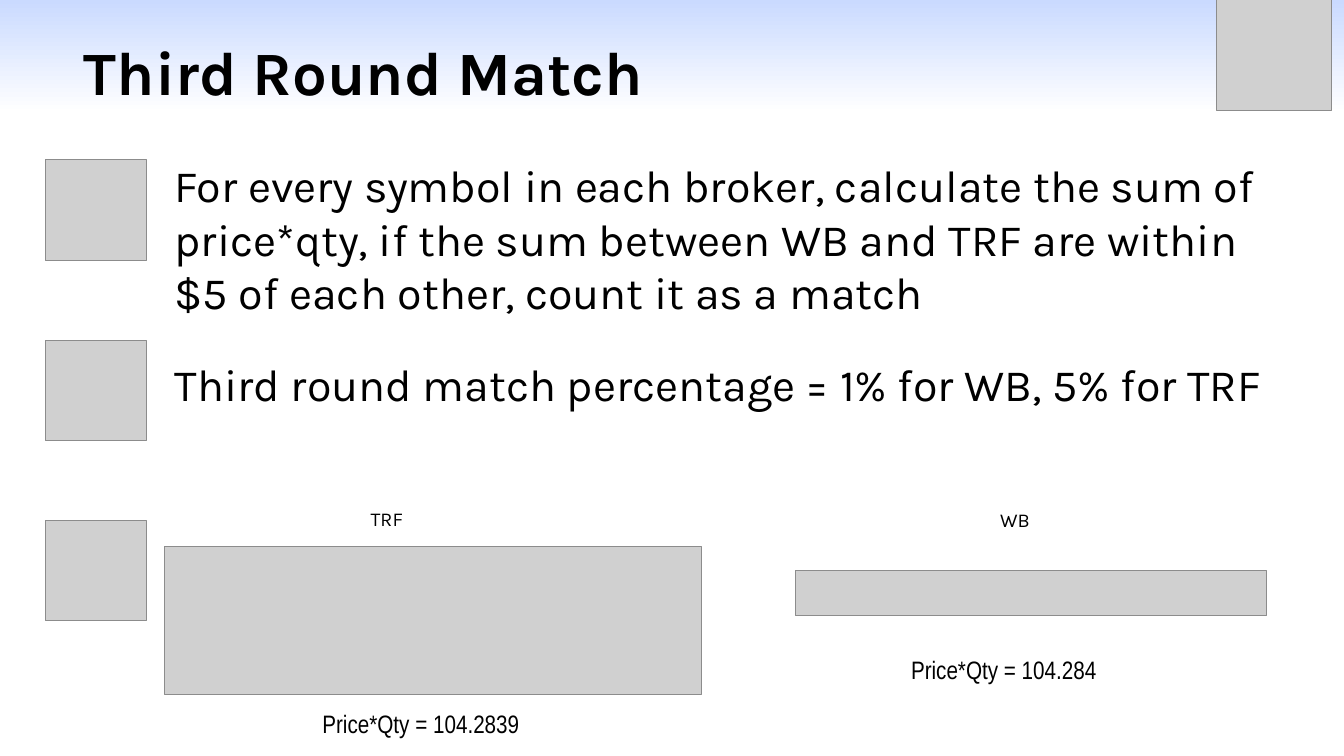
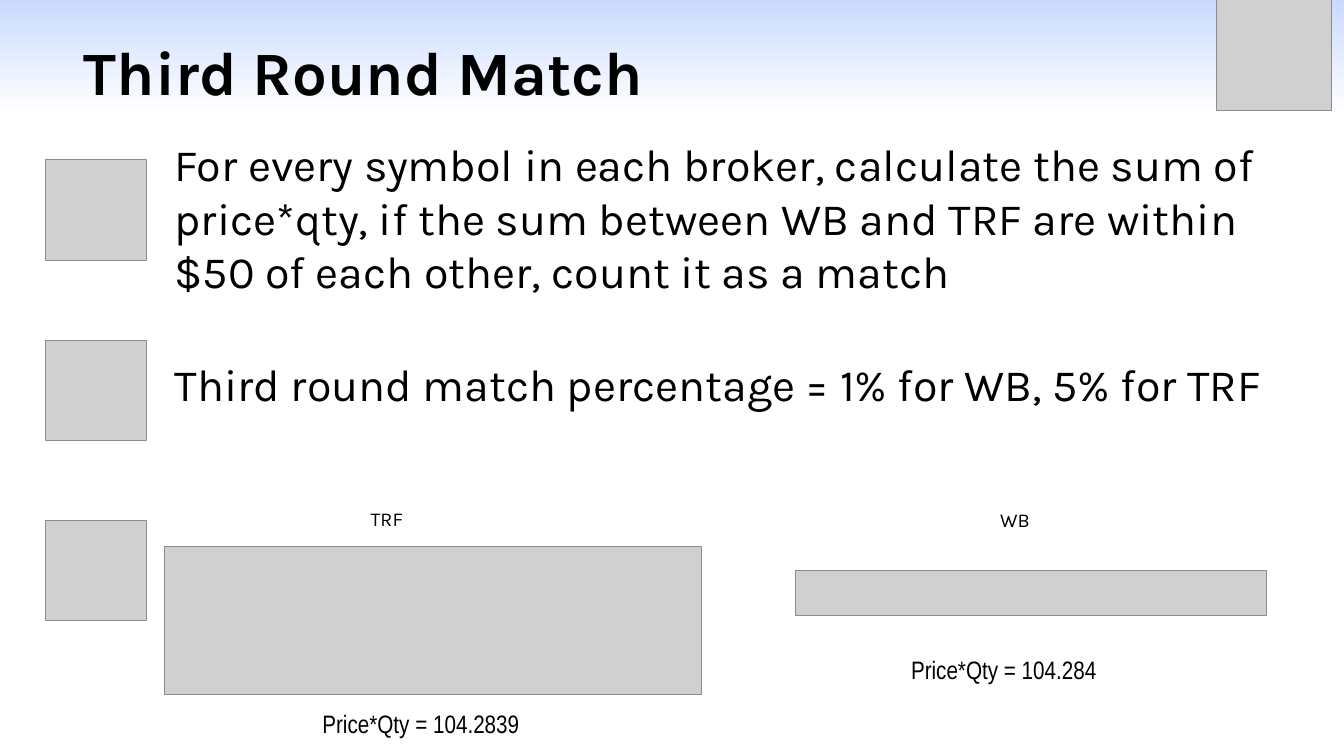
Before and after one commit to yangml103/webull_order_match, a slide deck: slide 8 of Presentation_Matching.pptx. Drawn at 1344x756 pixels with LibreOffice and Linux fonts; fonts in the diff are those of the drawing; grey boxes stand for pictures. Boxes give left, top, right and bottom in pixels: in the first picture for what was removed or moved away, otherwise in the second. Text is boxed around its words. In the diff, an @@ line names an element or a change of style, - is before the commit and + after.

```diff
--- a/Presentation_Matching.pptx
+++ b/Presentation_Matching.pptx
@@ text at (175,150,1254,293): text changed @@
-For every symbol in each broker, calculate the sum of price*qty, if the sum between WB and TRF are within $5 of each other, count it as a match
+For every symbol in each broker, calculate the sum of price*qty, if the sum between WB and TRF are within $50 of each other, count it as a match
```
Also in this commit, not shown: 5 other slides changed, 8 other files.
